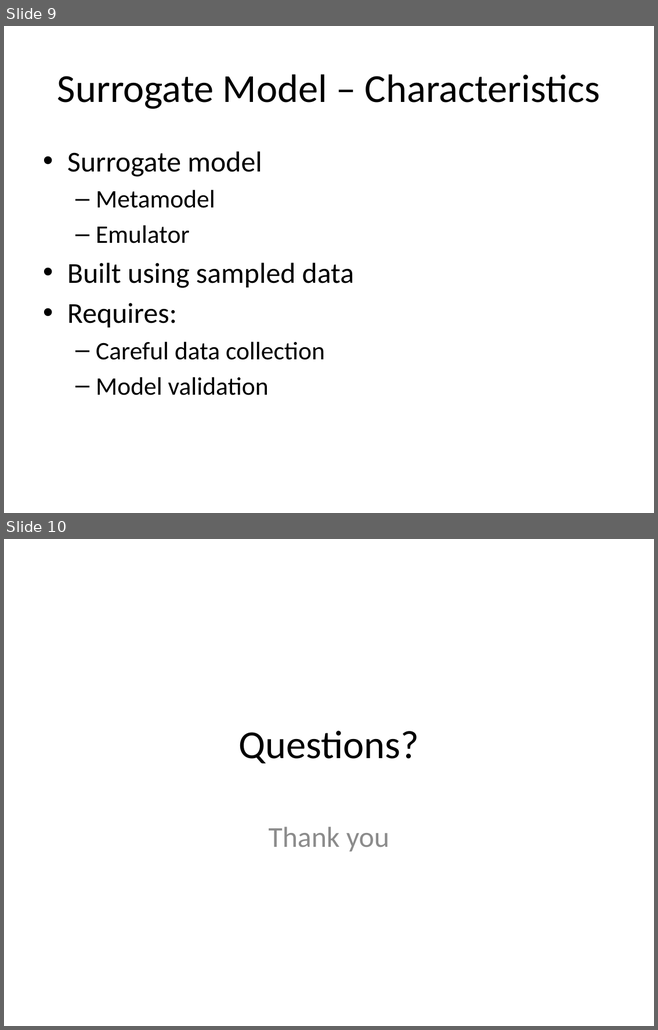
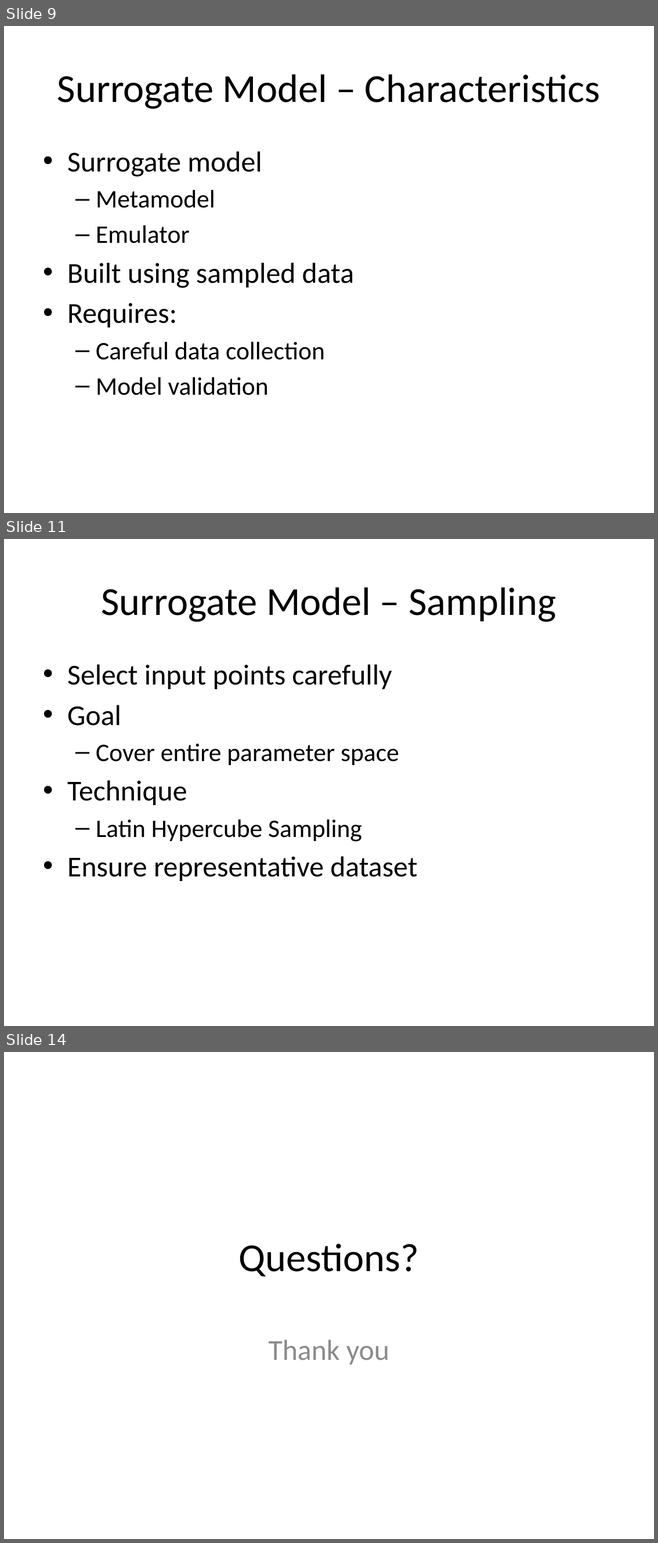
Before and after one commit to look4pritam/SurrogateModel, a slide deck: Presentations/SurrogateModel.pptx. Shown one above the other, each under a label of ours: slides 9 and 10 before the commit, slides 9, 11 and 14 after it; the slides between them are not shown. The pictures are 658x1030 and 658x1543 pixels, drawn with LibreOffice and Linux fonts; fonts in the diff are those of the drawing. Boxes give left, top, right and bottom in pixels: in the first picture for what was removed or moved away, otherwise in the second. Text is boxed around its words. In the diff, an @@ line names an element or a change of style, - is before the commit and + after.

```diff
--- a/Presentations/SurrogateModel.pptx
+++ b/Presentations/SurrogateModel.pptx
@@ slide 11 added at [4,539,654,1026], background #FFFFFF @@
@@ title added at [101,587,556,622], 44 pt, text #000000 @@
+Surrogate Model – Sampling
@@ text added at [67,664,417,881], 32 pt, text #000000 @@
+• Select input points carefully
+• Goal
+  – Cover entire parameter space
+• Technique
+  – Latin Hypercube Sampling
+• Ensure representative dataset
@@ what was slide 10 is now slide 14 @@
```
Also in this commit, not shown: 1 slide changed, 3 other slides added.
